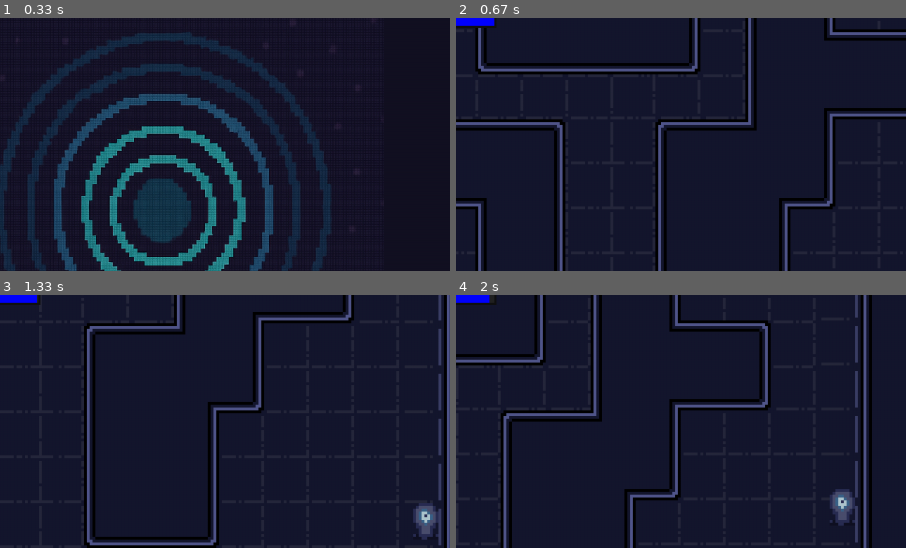
Above: before the commit, frames 1-4 (two rows, left to right).
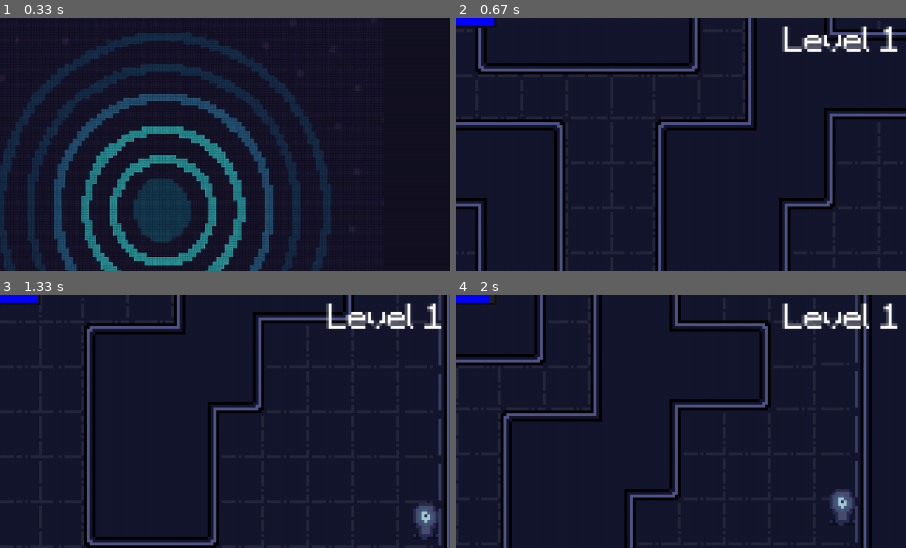
Above: after the commit, the same moments.

Repository: SushiOnToast/pygame-community-spring-jam-2025
Game: pygame game, started from code/main.py
The game is run twice, just before and just after one commit, with the same random seed, the same clock (stepped at 60 frames per second) and the same inputs.
Inputs (mouse positions are % of the whole screen's width and height, from its top left):
- Up to frame 1 (0.33 s): no input
- Up to frame 2 (0.67 s): click (74, 44) at 0.38 s
- Up to frame 3 (1.33 s): tap Space at 0.67, 1.07 s; hold D from 1 s (still down)
- Up to frame 4 (2 s): tap Space at 1.37, 1.57, 1.9 s; release D at 1.47 s; hold W 1.5-1.8 s; hold D from 1.83 s (still down)
The pictures show only the part of the screen within x 7-57%, y 6-56%; the shares and areas given below are measured in that part.

Frame 1 is identical in both runs. In frame 2, 1.2% of the frame differs, in the area x 72-99%, y 3-14%; in frame 3, 1.2%; in frame 4, 1.2%.

Commit message:
added level

Diff:
--- a/code/level.py
+++ b/code/level.py
@@ -35,33 +35,24 @@
 
     # death sound
     self.death_sound = pygame.mixer.Sound(
-        '../graphics/audio/8-bit-video-game-lose-sound-version-1-145828.mp3')
+        'graphics/audio/8-bit-video-game-lose-sound-version-1-145828.mp3')
     self.death_sound.set_volume(0.4)
     self.death_channel = pygame.mixer.Channel(1)
 
     # win sound
-    self.win_sound = pygame.mixer.Sound('../audio/winsound.mp3')
+    self.win_sound = pygame.mixer.Sound('audio/winsound.mp3')
     self.win_sound.set_volume(0.4)
     self.win_channel = pygame.mixer.Channel(1)
 
     # core sound
-    self.core_sound = pygame.mixer.Sound('../audio/core.mp3')
+    self.core_sound = pygame.mixer.Sound('audio/core.mp3')
     self.core_sound.set_volume(0.4)
     self.core_channel = pygame.mixer.Channel(1)
 
-    # #overlay images
-    # if self.level_index == 1:
-    #   self.overlay_image = pygame.image.load("../graphics/overlays/level1.jpeg").convert_alpha()
-    #   self.overlay_image_scaled = pygame.transform.scale_by(self.overlay_image,0.3)
-    #   self.overlay_rect = self.overlay_image_scaled.get_rect(midtop=(0, 0))
-    # elif self.level_index == 2:
-    #   self.overlay_image = pygame.image.load("../graphics/overlays/level2.jpeg").convert_alpha()
-    #   self.overlay_rect = self.overlay_image.get_rect(midtop=(0, 0))
-    # elif self.level_index ==3:
-    #     self.overlay_image = pygame.image.load("../graphics/overlays/level3.jpeg").convert_alpha()
-    #     self.overlay_rect = self.overlay_image.get_rect(midtop=(0, 0))
-    # else:
-    #    self.overlay_image = None
+    self.font = pygame.font.Font(UI_FONT, 10)  # Adjust size if needed
+
+
+
 
   def create_map(self):
     self.visible_sprites = YSortCameraGroup(
@@ -69,9 +60,9 @@
     self.obstacle_sprites = pygame.sprite.Group()
 
     layouts = {
-        "boundary1": import_csv_layout("../map/boundary1.csv"),
-        "boundary2": import_csv_layout("../map/boundary2.csv"),
-        "boundary3": import_csv_layout("../map/boundary3.csv"),
+        "boundary1": import_csv_layout("map/boundary1.csv"),
+        "boundary2": import_csv_layout("map/boundary2.csv"),
+        "boundary3": import_csv_layout("map/boundary3.csv"),
     }
 
     for row_index, row in enumerate(layouts[f"boundary{self.level_index}"]):
@@ -170,12 +161,15 @@
     self.visible_sprites.custom_draw(self.player)
     self.draw_overlay()
     self.visible_sprites.draw_player(self.player)
+
     if self.player.last_echolocation_pos and SHOW_ECHOLOCATION_POINT:
       pygame.draw.circle(self.display_surface, "red", pygame.Vector2(
           self.player.last_echolocation_pos) - self.visible_sprites.offset, 5)
 
-    # if self.overlay_image and self.overlay_rect:
-    #   self.display_surface.blit(self.overlay_image, self.overlay_rect)
+      # Draw current level text
+    level_text = self.font.render(f"Level {self.level_index}", True, TEXT_COLOR)
+    text_rect = level_text.get_rect(center=(WIDTH // 2, 20))
+    self.display_surface.blit(level_text, text_rect)
 
   def update_time_survived(self):
      current_time = pygame.time.get_ticks()
@@ -217,7 +211,7 @@
 
         # Pre-load and convert floor surface
         self.floor_surface = pygame.image.load(
-            f"../graphics/map/map{level_index}.png").convert()
+            f"graphics/map/map{level_index}.png").convert()
         self.floor_rect = self.floor_surface.get_rect(topleft=(0, 0))
 
         # Cache for sprite sorting
